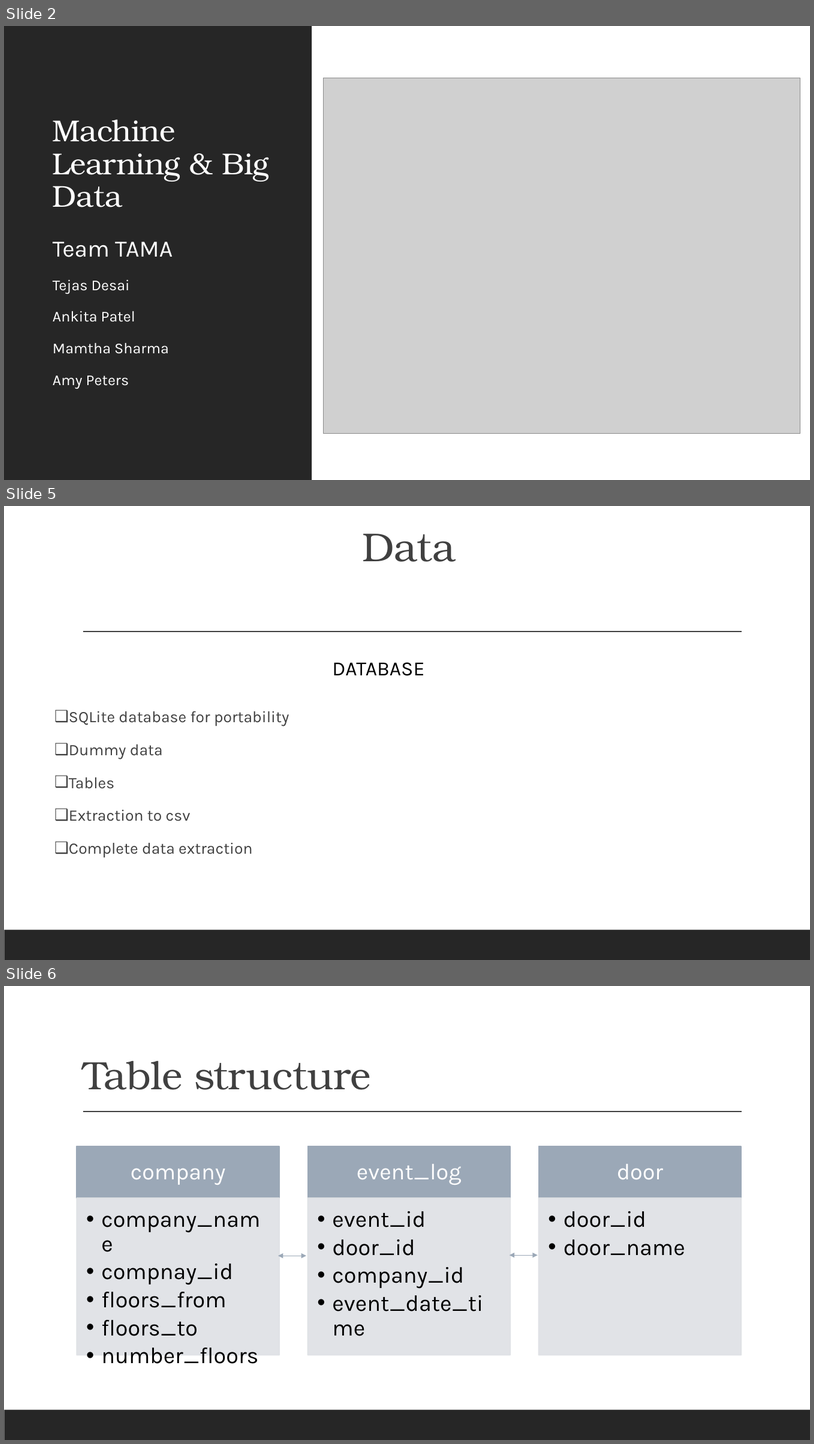
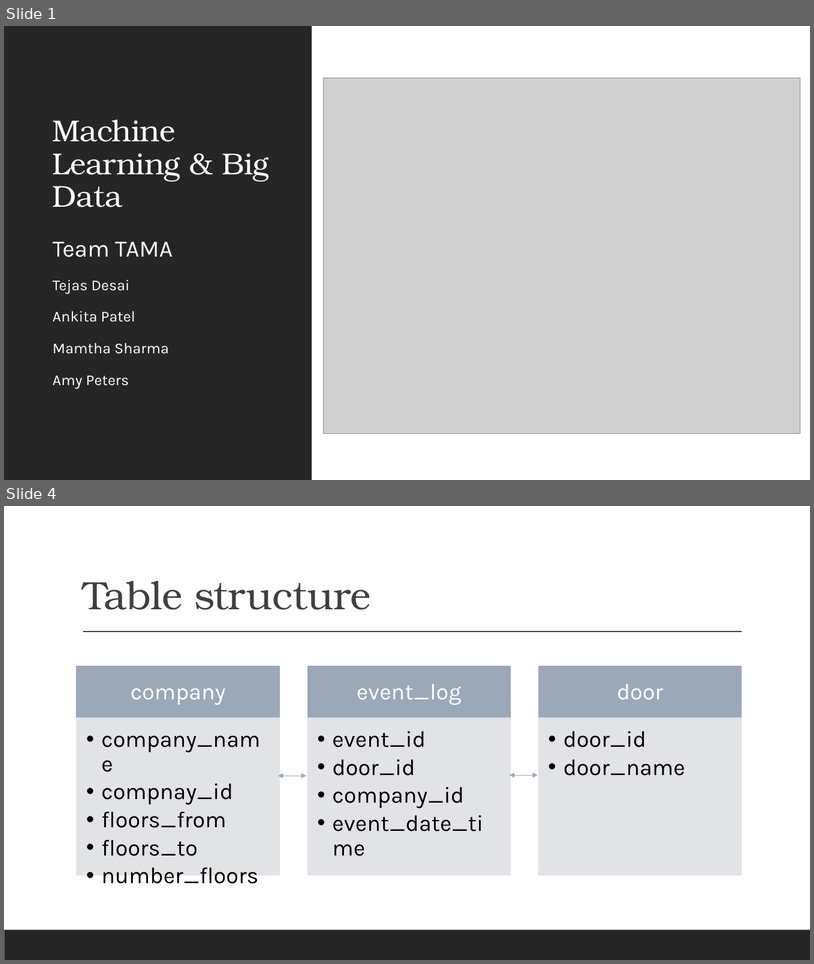
Before and after one commit to tdesai1969/Building_Utilization, a slide deck: Chicago Office Building.pptx. Shown one above the other, each under a label of ours: slides 2, 5 and 6 before the commit, slides 1 and 4 after it; the slides between them are not shown. The pictures are 814x1444 and 814x964 pixels, drawn with LibreOffice and Linux fonts; fonts in the diff are those of the drawing; grey boxes stand for pictures. Boxes give left, top, right and bottom in pixels: in the first picture for what was removed or moved away, otherwise in the second. Text is boxed around its words. In the diff, an @@ line names an element or a change of style, - is before the commit and + after.

```diff
--- a/Chicago Office Building.pptx
+++ b/Chicago Office Building.pptx
@@ slide 5 removed at (x1=4, y1=506, x2=810, y2=960), background #FFFFFF; not listed: 2 template elements that a slide beside it also shows @@
@@ title removed at (x1=362, y1=534, x2=456, y2=562) @@
-Data
@@ text removed at (x1=332, y1=662, x2=425, y2=676) @@
-DATABASE
@@ text removed at (x1=69, y1=711, x2=289, y2=858) @@
-❑ SQLite database for portability
-❑ Dummy data
-❑ Tables
-❑ Extraction to csv
-❑ Complete data extraction
@@ what was slide 2 is now slide 1 @@
@@ what was slide 6 is now slide 4 @@
```
Also in this commit, not shown: 4 slides changed, 1 slide added, 1 other slide removed.
